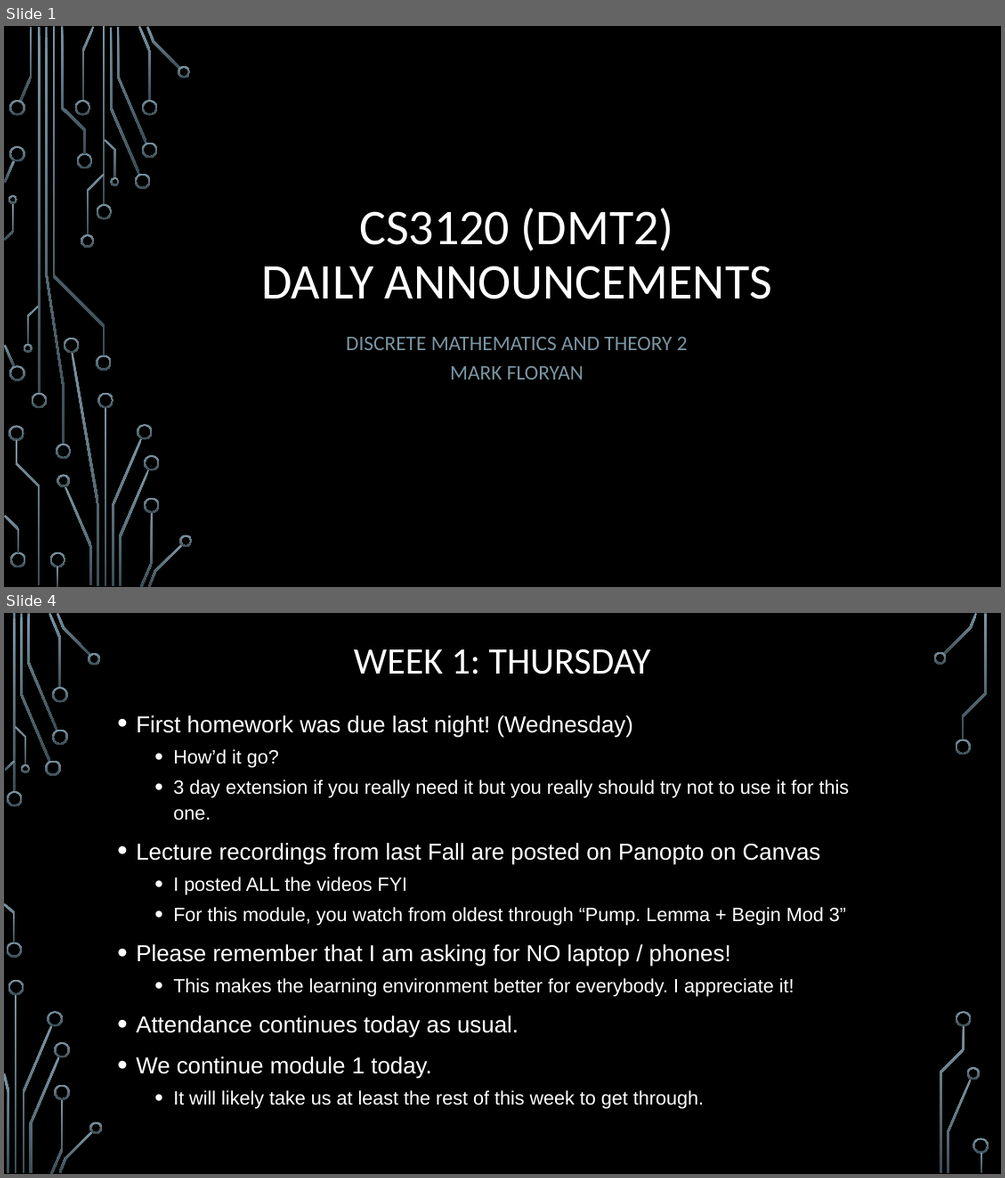
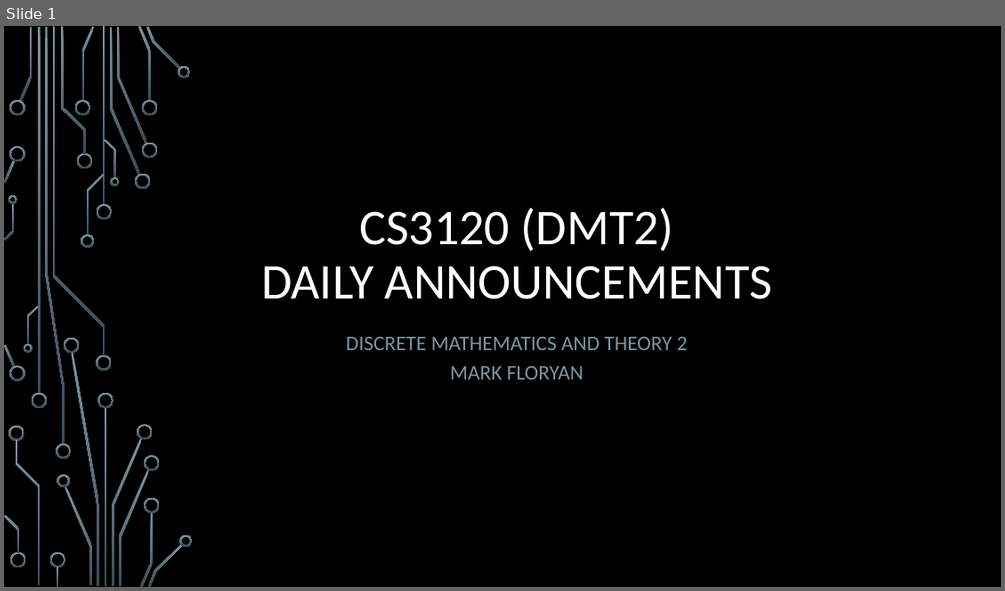
Before and after one commit to markfloryan/dmt2, a slide deck: slides/00-DailyAnnouncements.pptx. Shown one above the other, each under a label of ours: slides 1 and 4 before the commit, slide 1 after it; the slides between them are not shown. The pictures are 1005x1178 and 1005x591 pixels, drawn with LibreOffice and Linux fonts; fonts in the diff are those of the drawing; background and template pictures are left out. Boxes give left, top, right and bottom in pixels: in the first picture for what was removed or moved away, otherwise in the second. Text is boxed around its words. In the diff, an @@ line names an element or a change of style, - is before the commit and + after.

```diff
--- a/slides/00-DailyAnnouncements.pptx
+++ b/slides/00-DailyAnnouncements.pptx
@@ slide 4 removed at [4, 613, 1001, 1174], background picture (left out) @@
@@ title removed at [354, 649, 651, 674] @@
-WEEK 1: THURSDAY
@@ text removed at [136, 715, 850, 1109] @@
-• First homework was due last night! (Wednesday)
-  • How’d it go?
-  • 3 day extension if you really need it but you really should try not to use it for this one.
-• Lecture recordings from last Fall are posted on Panopto on Canvas
-  • I posted ALL the videos FYI
-  • For this module, you watch from oldest through “Pump. Lemma + Begin Mod 3”
-• Please remember that I am asking for NO laptop / phones!
-  • This makes the learning environment better for everybody. I appreciate it!
-• Attendance continues today as usual.
-• We continue module 1 today.
-  • It will likely take us at least the rest of this week to get through.
@@ group removed at [4, 613, 989, 1174]: 33 freeform shapes, 3 rectangles @@
```
Also in this commit, not shown: 2 slides changed, 14 other slides removed, 2 other files.
